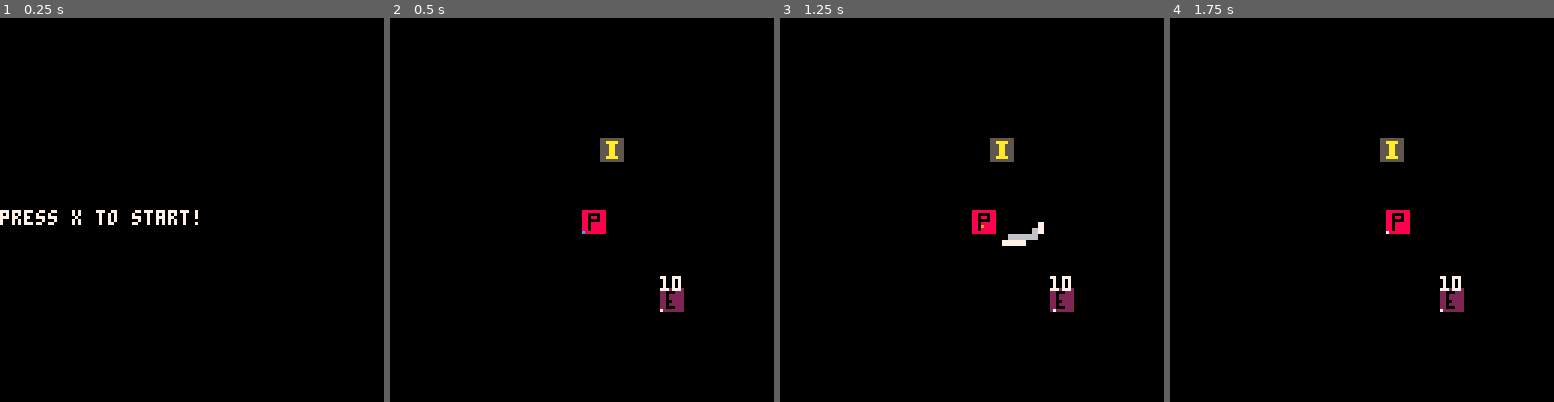
Above: before the commit, frames 1-4 (left to right).
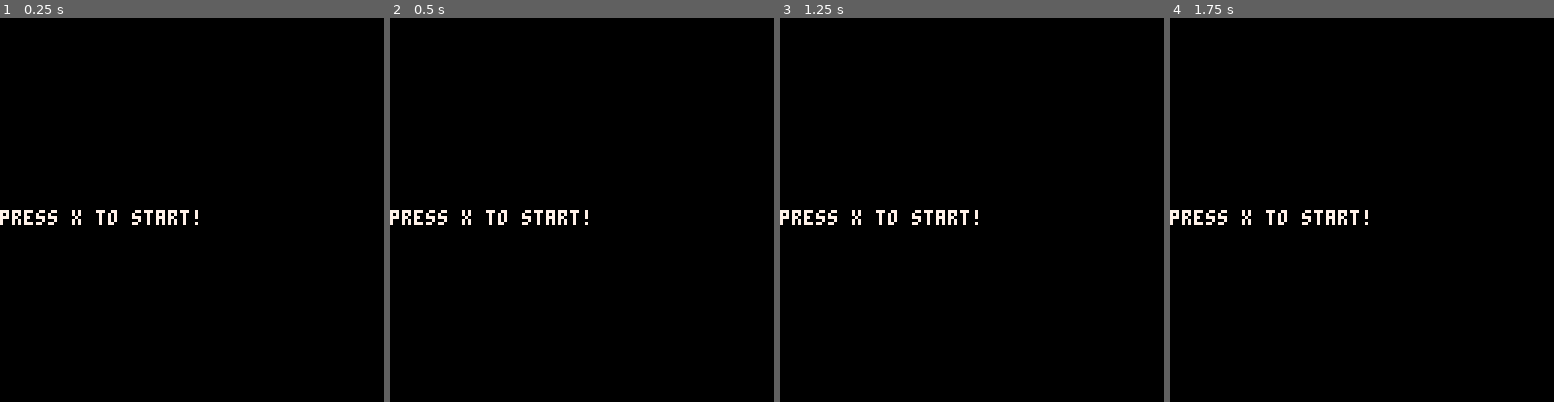
Above: after the commit, the same moments.

Repository: FrederikHR/GDB
Game: PICO-8 cartridge NewGame/main.p8
Same seed, same stepped clock (60 frames per second), same inputs: the game is played once before the commit and once after it.
Inputs:
- Up to frame 1 (0.25 s): no input
- Up to frame 2 (0.5 s): tap X (X key) at 0.33 s
- Up to frame 3 (1.25 s): tap O (Z key) at 0.7 s; tap X (X key) at 1.07 s
- Up to frame 4 (1.75 s): hold Right from 1.6 s (still down); tap O (Z key) at 1.7 s

Frame 1 is identical in both runs. In frame 2, 1.8% of the frame differs, in the area x 0-77%, y 31-77%; in frame 3, 2.1%; in frame 4, 1.9%.

Commit message:
:poop: intro jingle :poop:

Diff:
--- a/NewGame/scripts/scenes/menu.lua
+++ b/NewGame/scripts/scenes/menu.lua
@@ -1,19 +1,50 @@
 function _init() menu_init() end
 
 function menu_init()
+    intro_start_sfx = 0
     camera(0,0)
     initfont()
     _update=menu_update
     _draw=menu_draw
     make_player()
     make_enemy(90,90,1)
+    start_game=false
 end
 
 function menu_draw()
     cls()
-    print("press x to start!",0,64,7)
+    if not start_game then
+        print("press x to start!",0,64,7)
+    end
+    if start_game then
+        pal(7,8)
+        print("starting!",0,64,8)
+        flash(2)
+    end
 end
 
-function  menu_update()
-    if (btn(❎)) game_init()
+function menu_update()
+
+    if (btnp(❎)) then
+        start_game=true
+        sfx(intro_start_sfx)
+        wait(2)
+        game_init()
+    end
 end
+
+function wait(seconds)
+    frames=seconds*30
+    for elapsed_frames=0,frames do
+        flash(elapsed_frames)
+        yield()
+    end
+end
+
+function flash(frame)
+    if frame%2==0 then
+        pal(7,8)
+    else
+        pal(8,7)
+    end
+end
